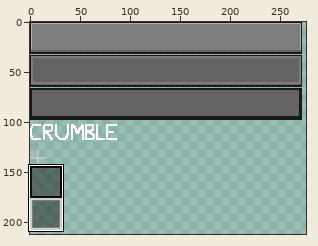
Pixel-art file: assets/images/hudSprites.aseprite. Above, an overview of the earlier version with the close-up marked.
Close-up. Before the edit:
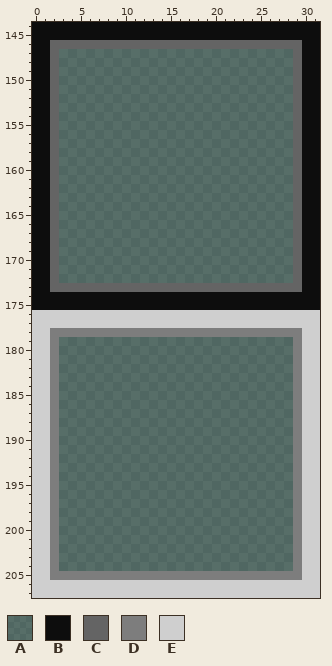
512x512 pixels, 1 frame. Colours within 5 levels of each other are drawn and written as one. Shown: x 0..31, y 144..207. The wide view leaves out empty margins.
Palette (. is transparent): A #0000006b  B #0d0d0d  C #646464  D #7d7d7d  E #cfcfcf
The result:
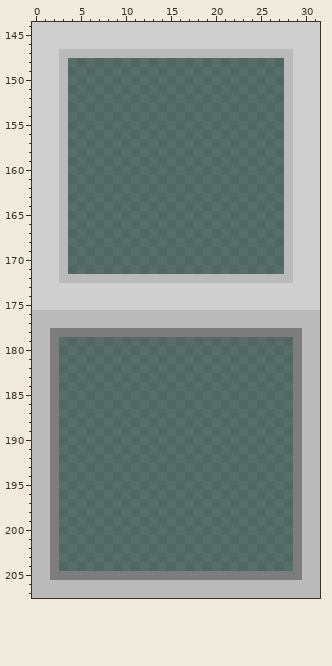
Diff:
colour B: #0d0d0d -> #cfcfcf
colour E: #cfcfcf -> #bababa
Changed rows in their new state; - is a pixel that keeps its letter.
first column x 2:
146 BBBBBBBBBBBBBBBBBBBBBBBBBBBB
147 BEEEEEEEEEEEEEEEEEEEEEEEEEEB
148 BE------------------------EB
149 BE------------------------EB
150 BE------------------------EB
151 BE------------------------EB
152 BE------------------------EB
153 BE------------------------EB
154 BE------------------------EB
155 BE------------------------EB
156 BE------------------------EB
157 BE------------------------EB
158 BE------------------------EB
159 BE------------------------EB
160 BE------------------------EB
161 BE------------------------EB
162 BE------------------------EB
163 BE------------------------EB
164 BE------------------------EB
165 BE------------------------EB
166 BE------------------------EB
167 BE------------------------EB
168 BE------------------------EB
169 BE------------------------EB
170 BE------------------------EB
171 BE------------------------EB
172 BEEEEEEEEEEEEEEEEEEEEEEEEEEB
173 BBBBBBBBBBBBBBBBBBBBBBBBBBBB
Boxes around the changes in both close-ups, in picture pixels (x1, y1, x2, y2):
changed: (32, 22, 320, 598)
